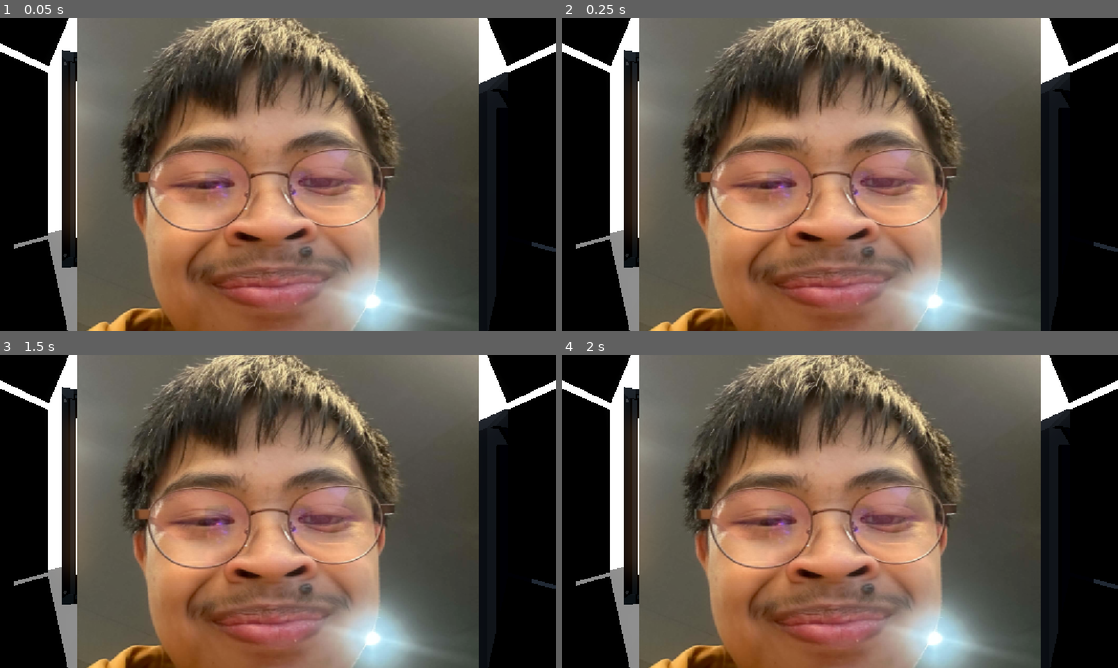
Above: before the commit, frames 1-4 (two rows, left to right).
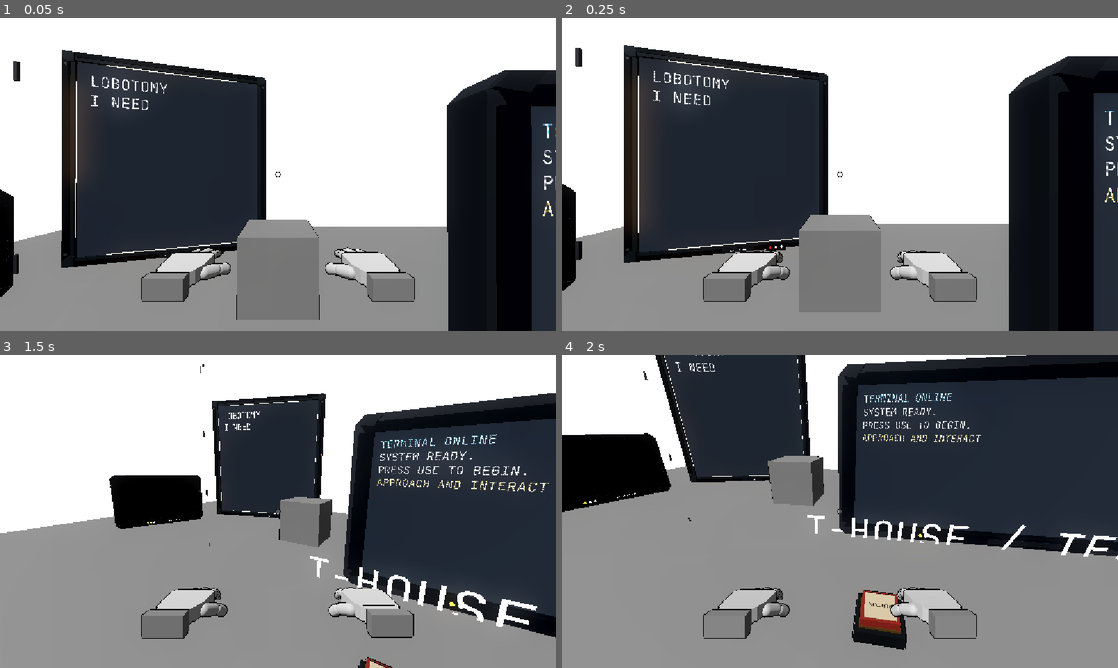
Above: after the commit, the same moments.

Repository: greedisfaust/fowl-play-project
Game: Godot game, scene res://arena/test_arena.tscn
Same seed, same stepped clock (60 frames per second), same inputs: the game is played once before the commit and once after it.
Inputs (mouse positions are in pixels of both pictures, inside the frame that each line leads up to):
- Up to frame 1 (0.05 s): no input
- Up to frame 2 (0.25 s): no input
- Up to frame 3 (1.5 s): tap Enter at 0.5 s; move the mouse to (400, 495) at 0.52 s; hold D (move_right) 0.53-1.25 s; hold E (interact) 0.53-1.25 s; click (400, 495) at 0.67 s; tap Space (jump) at 0.77 s; drag from (166, 527) to (250, 574) at 1.27 s
- Up to frame 4 (2 s): no input

The runs differ from the first frame. In frame 1, 85% of the frame differs, in the area x 0-100%, y 0-100%; in frame 2, 85%; in frame 3, 94%; in frame 4, 94%.
Error before the commit: Parse Error: Invalid operands "Quaternion" and "Basis" for "*" operator. (res://player/player.gd:915)

Commit message:
fix: recovery-camera correctionand minor fixes

Diff:
--- a/fowl-play/player/player.gd
+++ b/fowl-play/player/player.gd
@@ -912,7 +912,7 @@
 	var head_rotation: Quaternion = smoothed_head.basis.get_rotation_quaternion().normalized()
 	var look_yaw: Basis = Basis(Vector3.UP, _limp_look_yaw)
 	var look_pitch: Basis = Basis(Vector3.RIGHT, _limp_look_pitch)
-	camera.global_transform = Transform3D(head_rotation * look_yaw * look_pitch, smoothed_head.origin)
+	camera.global_transform = Transform3D(Basis(head_rotation) * look_yaw * look_pitch, smoothed_head.origin)
 
 	# After the rig finishes its animation, softly align with the authored FPS mount.
 	if _recovery_camera_alignment_elapsed >= 0.0:
Not shown, added: fowl-play/combat/parry_barrier_presentation.gd.uid
Not shown, added: fowl-play/player/camera_collision_presentation.gd.uid
Not shown, added: fowl-play/player/camera_presentation.gd.uid
Not shown, added: fowl-play/player/owner_view_presentation.gd.uid
Not shown, added: fowl-play/player/ragdoll_camera_presentation.gd.uid
Not shown, added: fowl-play/ragdoll/procedural_movement_presentation.gd.uid
Not shown, added: fowl-play/tests/m10_camera_collision_test.gd.uid
Not shown, added: fowl-play/tests/m10_camera_presentation_test.gd.uid
Not shown, added: fowl-play/tests/m10_owner_view_test.gd.uid
Not shown, added: fowl-play/tests/m10_ragdoll_camera_test.gd.uid
Not shown, added: fowl-play/tests/m8_movement_presentation_test.gd.uid
Not shown, added: fowl-play/tests/m9_late_join_test.gd.uid
(and 1 more such lines)
